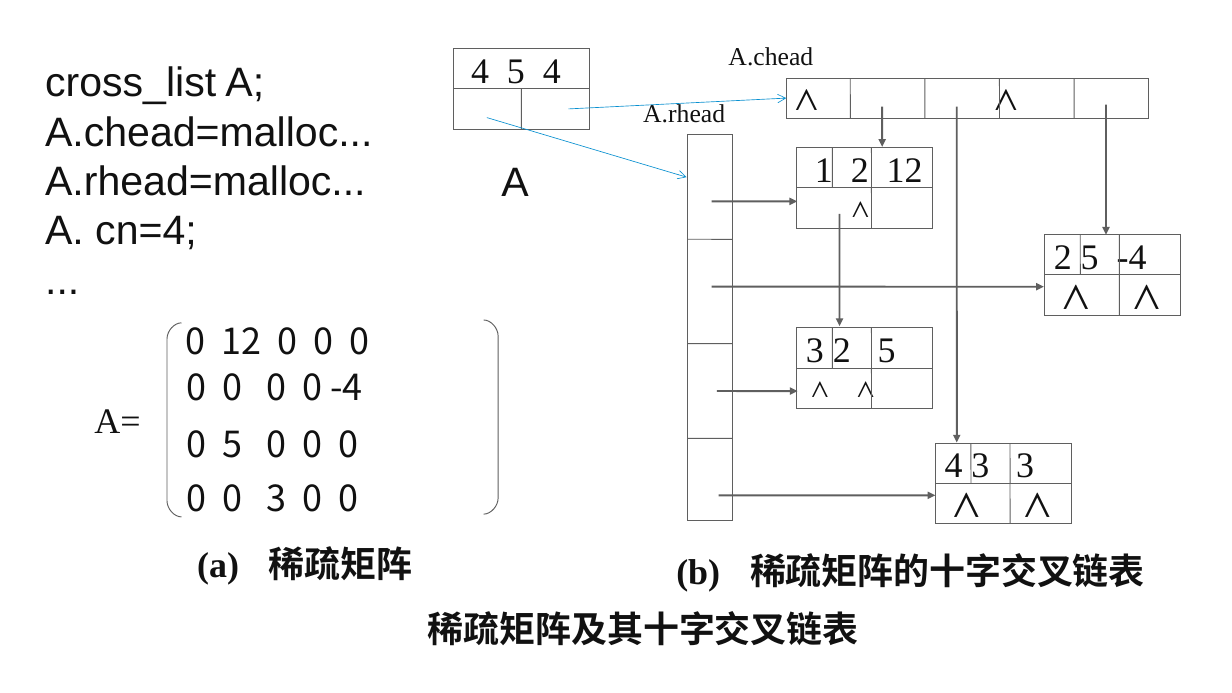
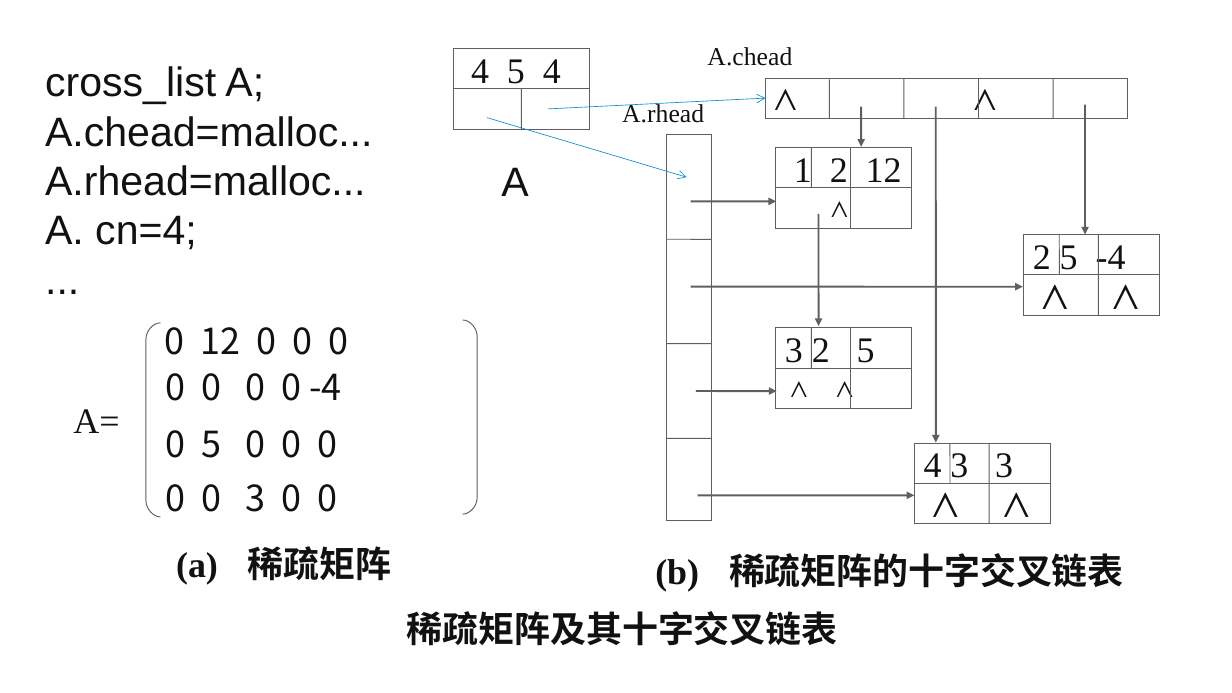
Before and after one commit to liupengyuan/Data_structure, a slide deck: slide 147 of 11.ppt (slide 146 before the commit). Drawn at 1232x693 pixels with LibreOffice and Linux fonts; fonts in the diff are those of the drawing. Boxes give left, top, right and bottom in pixels: in the first picture for what was removed or moved away, otherwise in the second. Text is boxed around its words. In the diff, an @@ line names an element or a change of style, - is before the commit and + after.

```diff
--- a/11.ppt
+++ b/11.ppt
@@ 11 lines, 10 rectangles, 10 texts, 9 arrows, 2 freeform shapes: place and size @@
-11 lines, 10 rectangles, 10 texts, 9 arrows, 2 freeform shapes at (94, 47, 1180, 646)
+11 lines, 10 rectangles, 10 texts, 9 arrows, 2 freeform shapes at (73, 47, 1159, 646)
@@ 4 lines: place and size @@
-4 lines at (871, 148, 1119, 483)
+4 lines at (811, 148, 1059, 483)
@@ 4 lines: place and size @@
-4 lines at (832, 148, 1080, 483)
+4 lines at (851, 148, 1098, 483)
```
Also in this commit, not shown: 10 other slides changed, 1 slide added.
